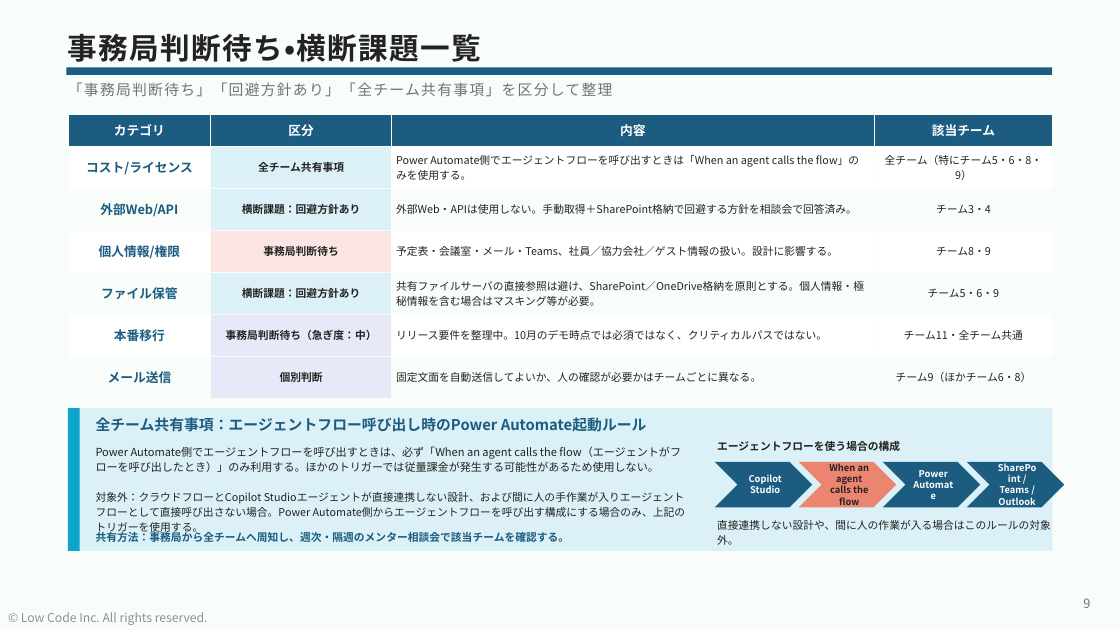
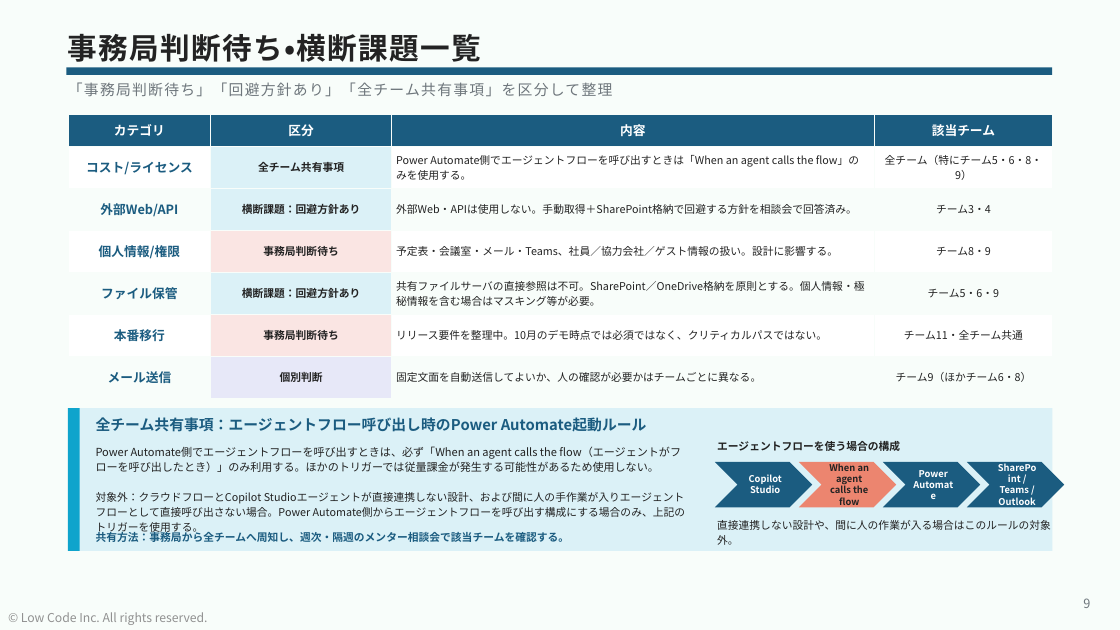
Before and after one commit to takuyanakamura881awc-beep/awc-naka881-repo, a slide deck: slide 9 of reports/CopilotStudio_ハッカソン_事前相談会②_状況報告_20260729.pptx. Drawn at 1120x630 pixels with LibreOffice and Linux fonts; fonts in the diff are those of the drawing. Boxes give left, top, right and bottom in pixels: in the first picture for what was removed or moved away, otherwise in the second. Text is boxed around its words. In the diff, an @@ line names an element or a change of style, - is before the commit and + after.

```diff
--- a/reports/CopilotStudio_ハッカソン_事前相談会②_状況報告_20260729.pptx
+++ b/reports/CopilotStudio_ハッカソン_事前相談会②_状況報告_20260729.pptx
@@ table at (68, 114, 1053, 398) @@
-row 5, column 3: 共有ファイルサーバの直接参照は避け、SharePoint／OneDrive格納を原則とする。個人情報・極秘情報を含む場合はマスキング等が必要。
+row 5, column 3: 共有ファイルサーバの直接参照は不可。SharePoint／OneDrive格納を原則とする。個人情報・極秘情報を含む場合はマスキング等が必要。
-row 6, column 2: 事務局判断待ち（急ぎ度：中）
+row 6, column 2: 事務局判断待ち
@@ fill #E7E8F8 to #FAE5E3 in row 6, column 2 @@
```
Also in this commit, not shown: 3 other slides changed, 1 other file.
